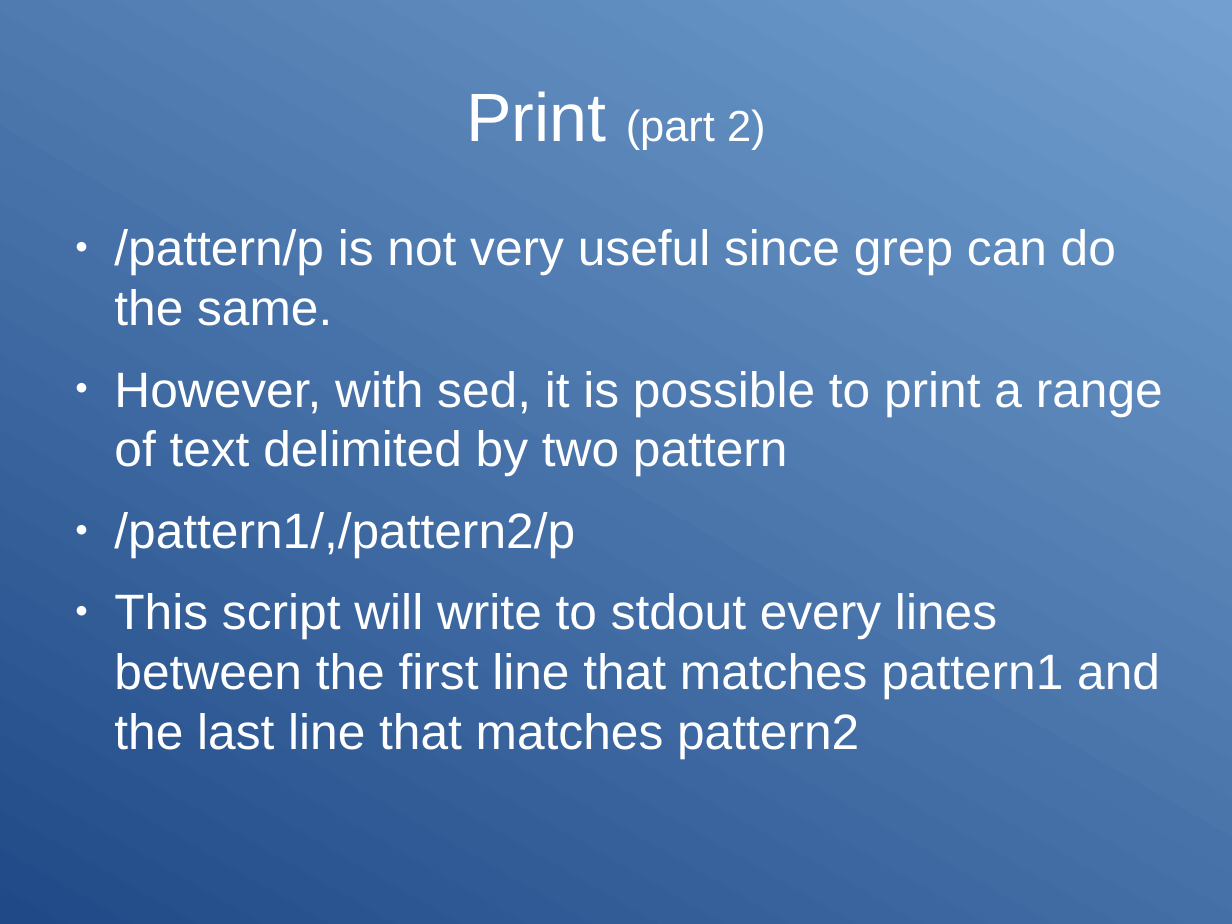
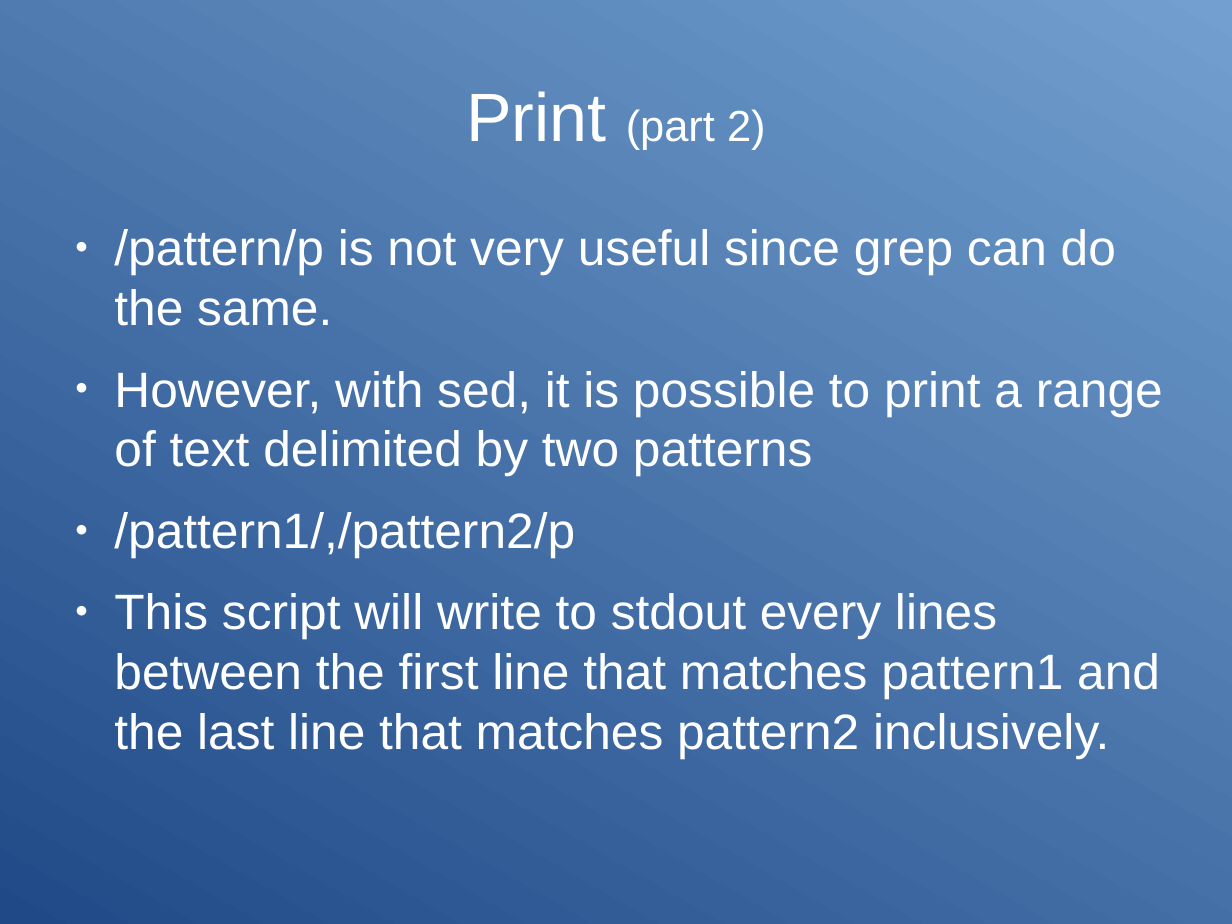
Before and after one commit to Clibre/An-introduction-to-bash, a slide deck: slide 56 of presentation/presentation.odp. Drawn at 1232x924 pixels with LibreOffice and Linux fonts; fonts in the diff are those of the drawing. Boxes give left, top, right and bottom in pixels: in the first picture for what was removed or moved away, otherwise in the second. Text is boxed around its words. In the diff, an @@ line names an element or a change of style, - is before the commit and + after.

```diff
--- a/presentation/presentation.odp
+++ b/presentation/presentation.odp
@@ text at (114, 371, 1163, 476): text changed @@
-● However, with sed, it is possible to print a range of text delimited by two pattern
+● However, with sed, it is possible to print a range of text delimited by two patterns
@@ text at (114, 593, 1160, 758): text changed @@
-● This script will write to stdout every lines between the first line that matches pattern1 and the last line that matches pattern2
+● This script will write to stdout every lines between the first line that matches pattern1 and the last line that matches pattern2 inclusively.
```
Also in this commit, not shown: 36 other slides changed, 1 slide removed.
